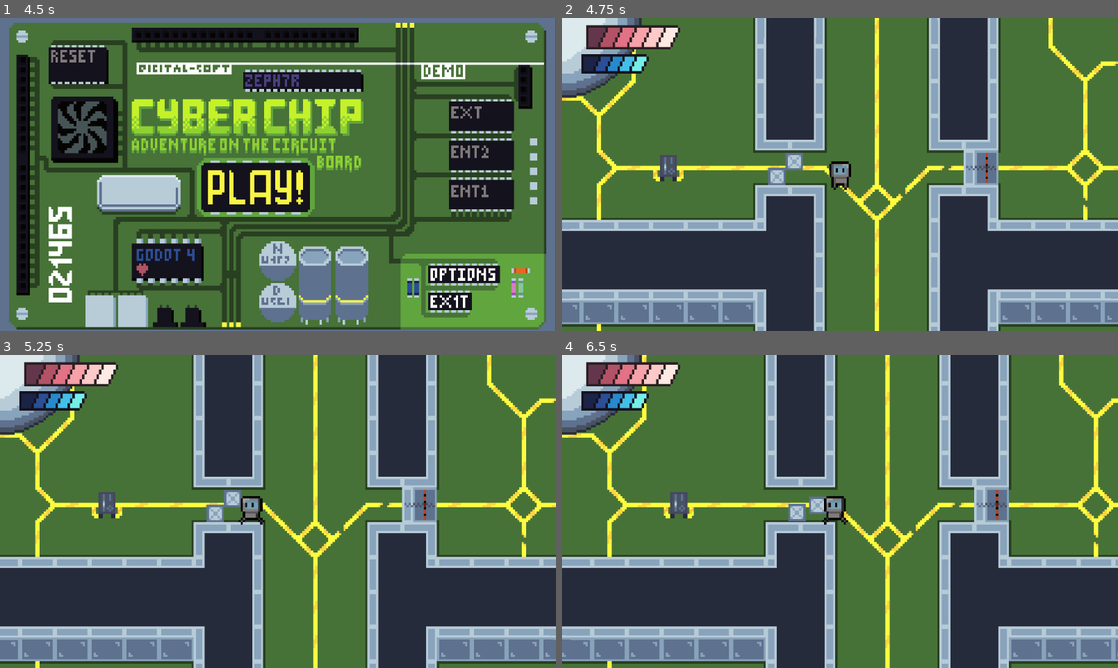
Above: before the commit, frames 1-4 (two rows, left to right).
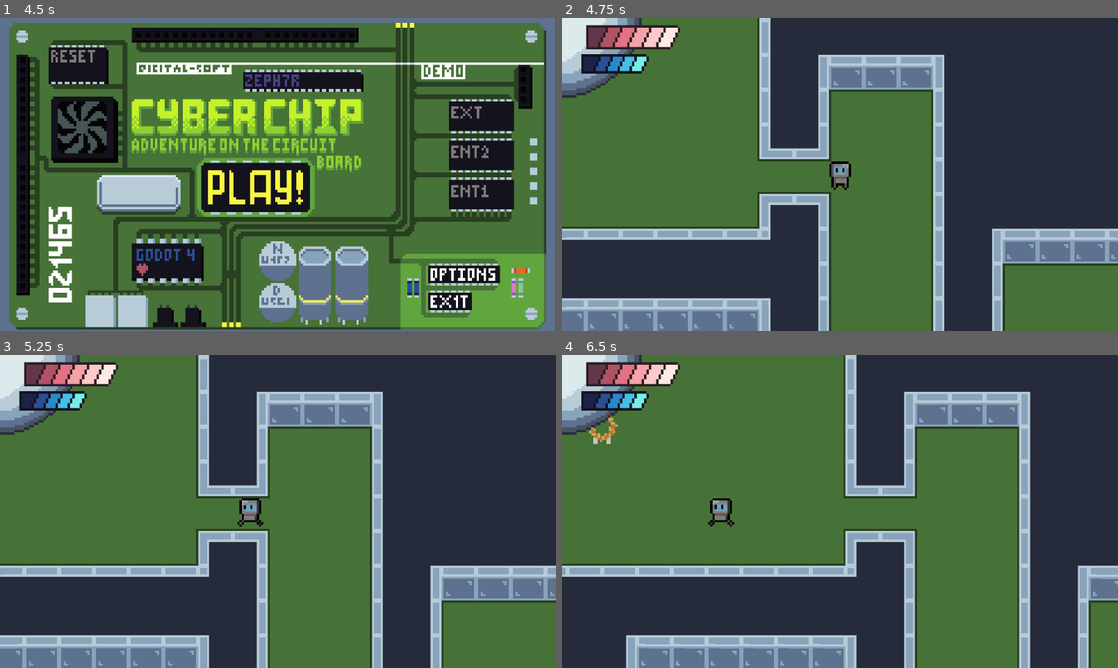
Above: after the commit, the same moments.

Repository: CosmiCZephyR/CyberChip
Game: Godot game, scene res://Menus/SPLASH_TEAM.tscn
Same seed, same stepped clock (60 frames per second), same inputs: the game is played once before the commit and once after it.
Inputs (mouse positions are in pixels of both pictures, inside the frame that each line leads up to):
- Up to frame 1 (4.5 s): tap Enter at 0.5 s; move the mouse to (400, 158) at 0.52 s; press the mouse at (400, 158) at 0.53 s; hold D (right) 0.53-1.28 s; move the mouse to (166, 190) at 1.27 s; release the mouse at (166, 190) at 1.28 s; hold S (down) 1.28-2.03 s; tap Shift (copterAttack) at 1.35 s; tap Space at 2 s; move the mouse to (333, 105) at 2.02 s; hold D (right) 2.03-3.5 s; tap 2 (electroShock) at 2.1 s; move the mouse to (250, 237) at 2.77 s; tap E (interaction) at 2.85 s; click (255, 187) at 3.5 s; click (255, 187) at 4.25 s
- Up to frame 2 (4.75 s): no input
- Up to frame 3 (5.25 s): tap Enter at 5 s; move the mouse to (444, 558) at 5.02 s; hold A (left) from 5.03 s (still down); tap 3 (magneticShock) at 5.1 s
- Up to frame 4 (6.5 s): keep holding A (left); move the mouse to (673, 464) at 5.77 s; tap 1 (magnetism) at 5.85 s

Frame 1 is identical in both runs. In frame 2, 44% of the frame differs, in the area x 0-100%, y 0-100%; in frame 3, 45%; in frame 4, 60%.
Error in both runs: Cannot call method 'get_node_or_null' on a null value. (res://scripts/WiresManager.gd:30)

Commit message:
Commit for merge

Diff:
--- a/HUD/Hud.tscn
+++ b/HUD/Hud.tscn
@@ -1,10 +1,13 @@
-[gd_scene load_steps=4 format=3 uid="uid://dwa1kd3so14xd"]
+[gd_scene load_steps=5 format=3 uid="uid://dwa1kd3so14xd"]
 
 [ext_resource type="Texture2D" uid="uid://dgo5sytisri04" path="res://sprites/Hud.png" id="1_4th7j"]
+[ext_resource type="Script" path="res://HUD/TheBestScriptEver.gd" id="1_07gsy"]
 [ext_resource type="PackedScene" uid="uid://bblulc0yuqxvj" path="res://HUD/HealthBar/HealthBar.tscn" id="2_yqp03"]
 [ext_resource type="PackedScene" uid="uid://bw2foq3dcmsj1" path="res://HUD/EnergyBar/EnergyBar.tscn" id="3_w4j14"]
 
 [node name="CanvasLayer" type="CanvasLayer"]
+visible = false
+script = ExtResource("1_07gsy")
 
 [node name="Control" type="Control" parent="."]
 layout_mode = 3
--- /dev/null
+++ b/HUD/TheBestScriptEver.gd
@@ -0,0 +1,4 @@
+extends CanvasLayer
+
+func _ready():
+	visible = true
--- a/InductionCoil.gd
+++ b/InductionCoil.gd
@@ -7,7 +7,9 @@
 
 var bodies: Array[Node2D]
 
+var visibility: bool = false
 var player_in_area: bool = false
+var last_point_pos: Vector2 = Vector2(0, 64)
 
 func _ready() -> void:
 	_timer.timeout.connect(_on_timer_timeout)
@@ -15,19 +17,18 @@
 func _process(_delta) -> void:
 	bodies = _area.get_overlapping_bodies()
 
-	if player_in_area:
-		_line.points[5] = to_local(_player.global_position)
-	else:
-		_line.points[5] = Vector2(64, 0)
+func _on_timer_timeout() -> void:
+	_line.set_visible(visibility)
 
-func _on_timer_timeout() -> void:
 	for body in bodies:
+		_line.points[5] = last_point_pos
+
 		if body.is_in_group("Player"):
-			player_in_area = true
 			create_lightning()
-		elif bodies.size() == 0:
-			player_in_area = false
 
 func create_lightning() -> void:
 	for point in range(1, _line.points.size() - 1):
 		_line.points[point].y = randi_range(-16, 16)
+
+	visibility = true
+	last_point_pos = to_local(_player.global_position)
--- a/components/diode/diode.tscn
+++ b/components/diode/diode.tscn
@@ -36,6 +36,4 @@
 visible = false
 position = Vector2(0, 14)
 
-[node name="PointLight2D" type="PointLight2D" parent="."]
-
 [connection signal="timeout" from="LaserCooldown" to="." method="variable_laser"]
--- a/entities/Player/Player.tscn
+++ b/entities/Player/Player.tscn
@@ -353,7 +353,6 @@
 script = ExtResource("1_bany2")
 
 [node name="CollisionShape2D" type="CollisionShape2D" parent="."]
-position = Vector2(0, 0.5)
 shape = SubResource("CapsuleShape2D_nnxgu")
 
 [node name="Camera2D" type="Camera2D" parent="."]
--- a/scenes/TestLevel.tscn
+++ b/scenes/TestLevel.tscn
@@ -211,14 +211,20 @@
 position = Vector2(2, 7)
 shape = SubResource("RectangleShape2D_vgitu")
 
+[node name="Marker2D" type="Marker2D" parent="Room2"]
+position = Vector2(-86, 55)
+
+[node name="Marker2D2" type="Marker2D" parent="Room2"]
+position = Vector2(90, -41)
+
 [node name="Enemy" parent="Room2" instance=ExtResource("3_xddfp")]
 position = Vector2(9, 14)
 
-[node name="Marker2D" type="Marker2D" parent="Room2"]
-position = Vector2(-86, 55)
-
-[node name="Marker2D2" type="Marker2D" parent="Room2"]
-position = Vector2(90, -41)
+[node name="Enemy2" parent="Room2" instance=ExtResource("3_xddfp")]
+position = Vector2(-1, -50)
+
+[node name="Enemy3" parent="Room2" instance=ExtResource("3_xddfp")]
+position = Vector2(4, -18)
 
 [node name="Room3" type="Area2D" parent="."]
 position = Vector2(-262, 105)
@@ -267,6 +273,7 @@
 }
 
 [node name="Transistor" parent="Room4" instance=ExtResource("8_7w1rt")]
+visible = false
 z_index = 2
 position = Vector2(78, 36)
 scale = Vector2(0.987158, 1)
@@ -320,7 +327,7 @@
 
 [node name="Player" parent="." instance=ExtResource("2_utnw2")]
 z_index = 5
-position = Vector2(-105, -5)
+position = Vector2(-107, -249)
 collision_mask = 9
 
 [node name="StaticBody2D" parent="." instance=ExtResource("13_dfbjn")]
